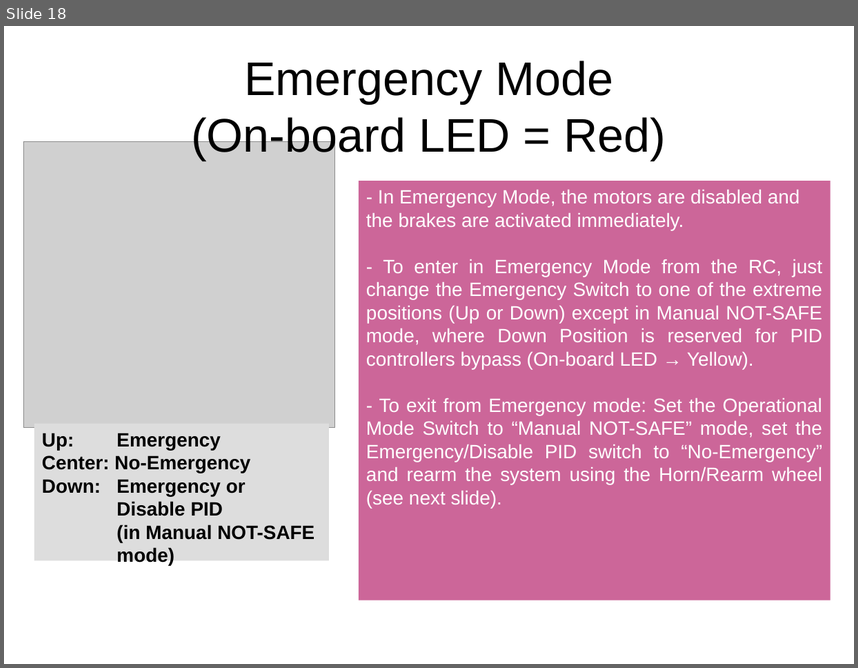
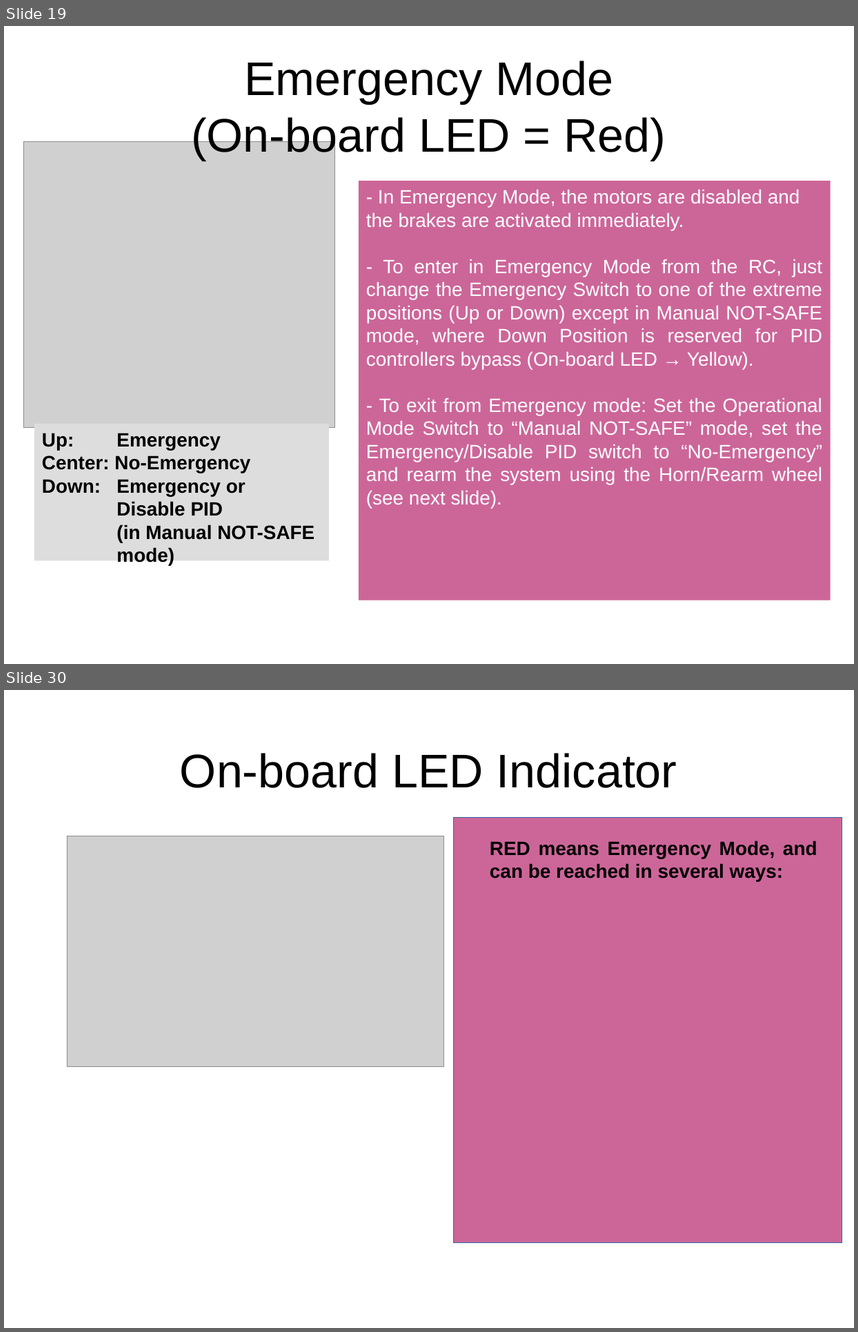
Before and after one commit to AUROVA-LAB/aurova_clear, a slide deck: documentation/clear_user_manual.odp. Shown one above the other, each under a label of ours: slide 18 before the commit, slides 19 and 30 after it; the slides between them are not shown. The pictures are 858x668 and 858x1332 pixels, drawn with LibreOffice and Linux fonts; fonts in the diff are those of the drawing; grey boxes stand for pictures. Boxes give left, top, right and bottom in pixels: in the first picture for what was removed or moved away, otherwise in the second. Text is boxed around its words. In the diff, an @@ line names an element or a change of style, - is before the commit and + after.

```diff
--- a/documentation/clear_user_manual.odp
+++ b/documentation/clear_user_manual.odp
@@ slide 30 added at [4, 690, 854, 1328], background #FFFFFF @@
@@ title added at [180, 753, 677, 788], 44 pt, text #000000 @@
+On-board LED Indicator
@@ rectangle added at [454, 817, 842, 1242], fill #CC6699, outline #3465A4 0 pt @@
@@ picture added at [67, 836, 444, 1067] @@
@@ text added at [490, 840, 818, 881], 18 pt, text #000000, bold @@
+RED means Emergency Mode, and can be reached in several ways:
@@ what was slide 18 is now slide 19 @@
```
Also in this commit, not shown: 8 slides changed, 28 other slides added, 3 other files.
